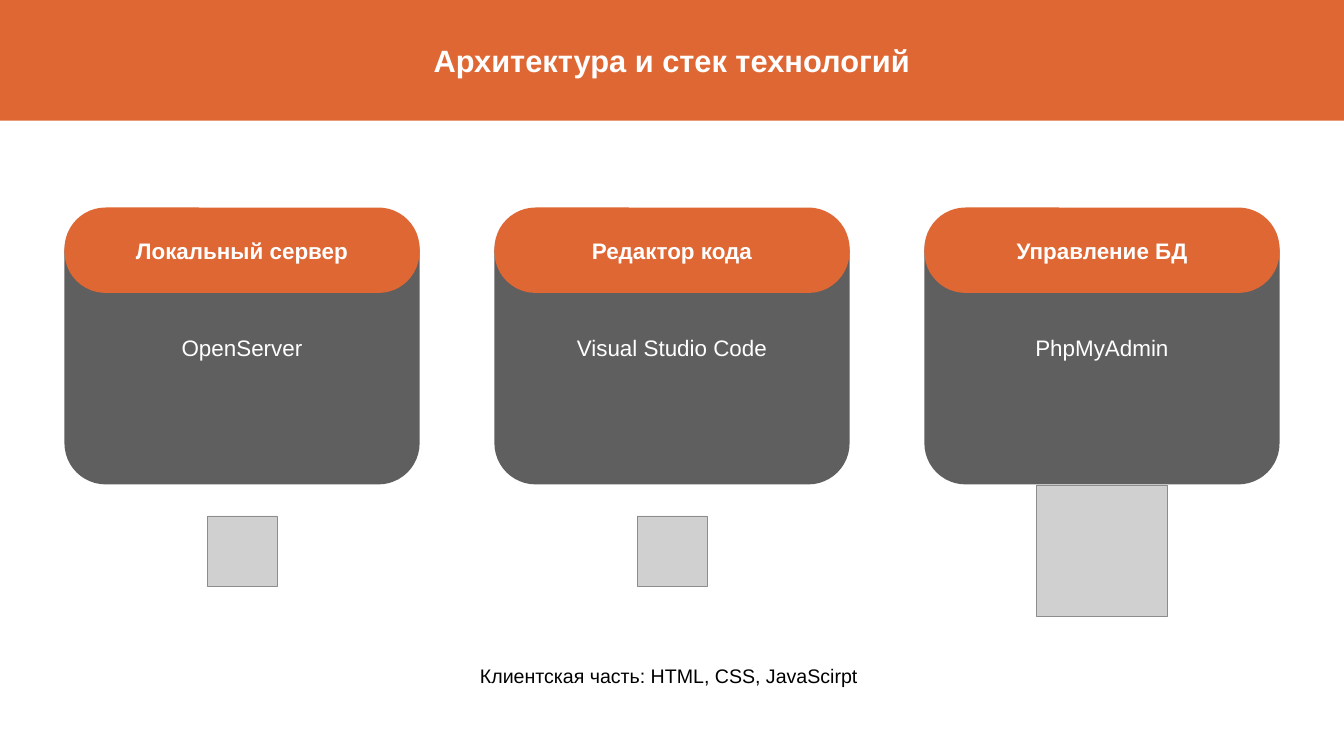
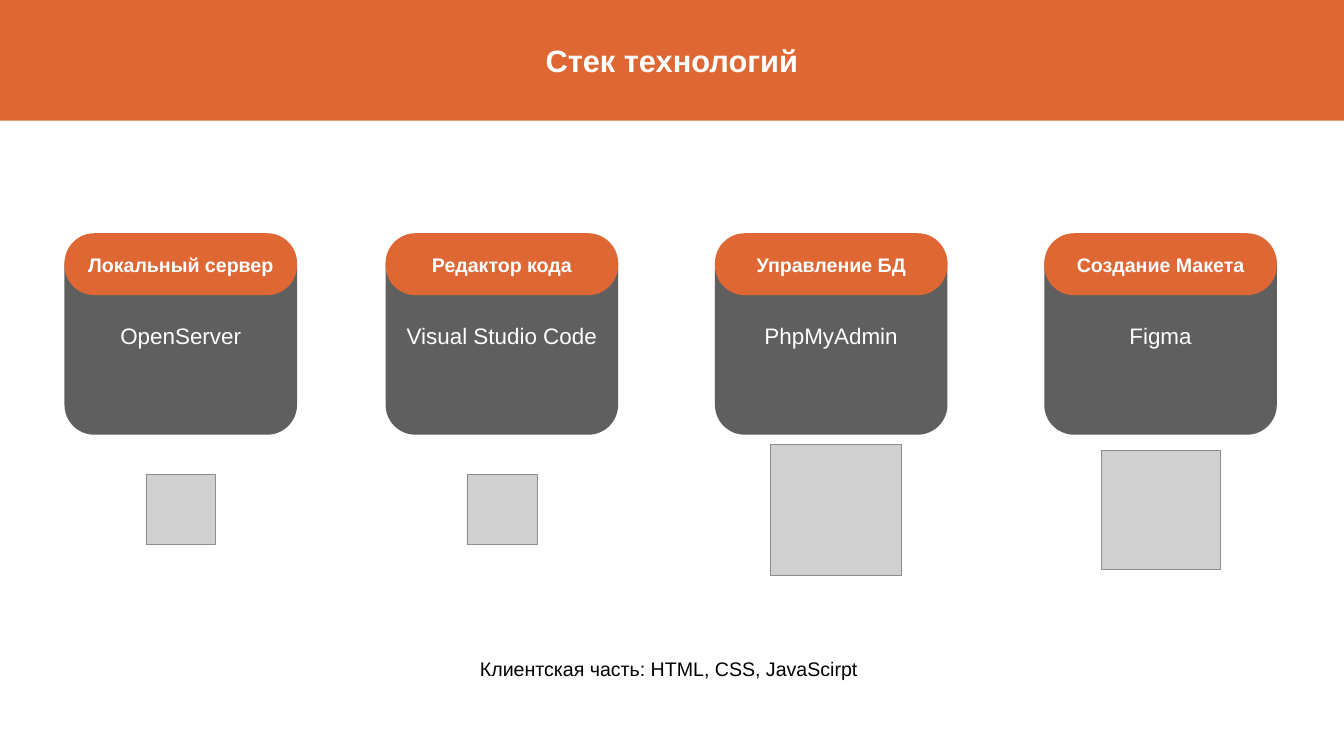
Before and after one commit to disaest/project-tpo, a slide deck: slide 3 of buskarov_pwp.pptx (slide 4 before the commit). Drawn at 1344x756 pixels with LibreOffice and Linux fonts; fonts in the diff are those of the drawing; grey boxes stand for pictures. Boxes give left, top, right and bottom in pixels: in the first picture for what was removed or moved away, otherwise in the second. Text is boxed around its words. In the diff, an @@ line names an element or a change of style, - is before the commit and + after.

```diff
--- a/buskarov_pwp.pptx
+++ b/buskarov_pwp.pptx
@@ text in rectangle at bbox=[546, 49, 798, 73]: text changed @@
-Архитектура и стек технологий
+Стек технологий
@@ rounded rectangle "OpenServer": place and size @@
-rounded rectangle "OpenServer" at bbox=[65, 210, 420, 485]
+rounded rectangle "OpenServer" at bbox=[65, 236, 297, 435]
@@ rounded rectangle "Локальный сервер": place and size @@
-rounded rectangle "Локальный сервер" at bbox=[65, 208, 420, 293]
+rounded rectangle "Локальный сервер" at bbox=[65, 233, 297, 295]
@@ rounded rectangle "Visual Studio Code": place and size @@
-rounded rectangle "Visual Studio Code" at bbox=[494, 210, 850, 485]
+rounded rectangle "Visual Studio Code" at bbox=[386, 236, 618, 435]
@@ rounded rectangle "Редактор кода": place and size @@
-rounded rectangle "Редактор кода" at bbox=[494, 208, 850, 293]
+rounded rectangle "Редактор кода" at bbox=[386, 233, 618, 295]
@@ size 32 to 28 pt in 3 elements at bbox=[65, 233, 297, 295], bbox=[386, 233, 618, 295], bbox=[715, 233, 947, 295] @@
@@ rounded rectangle "PhpMyAdmin": place and size @@
-rounded rectangle "PhpMyAdmin" at bbox=[924, 210, 1279, 485]
+rounded rectangle "PhpMyAdmin" at bbox=[715, 236, 947, 435]
@@ rounded rectangle "Управление БД": place and size @@
-rounded rectangle "Управление БД" at bbox=[924, 208, 1279, 293]
+rounded rectangle "Управление БД" at bbox=[715, 233, 947, 295]
@@ rounded rectangle added at bbox=[1044, 236, 1276, 435], fill #5F5F5F, 32 pt, text #FFFFFF @@
+Figma
@@ rounded rectangle added at bbox=[1044, 233, 1276, 295], fill #DE6734, 28 pt, text #FFFFFF, bold @@
+Создание Макета
@@ picture: place and size @@
-picture at bbox=[1037, 485, 1167, 616]
+picture at bbox=[770, 444, 901, 574]
@@ picture: place and size @@
-picture at bbox=[207, 516, 277, 586]
+picture at bbox=[146, 475, 216, 545]
@@ picture: place and size @@
-picture at bbox=[637, 516, 707, 586]
+picture at bbox=[467, 475, 537, 545]
@@ picture added at bbox=[1101, 450, 1220, 568] @@
@@ text "Клиентская часть: HTML, CSS, JavaScirpt": place and size @@
-text "Клиентская часть: HTML, CSS, JavaScirpt" at bbox=[480, 668, 857, 687]
+text "Клиентская часть: HTML, CSS, JavaScirpt" at bbox=[480, 661, 857, 680]
```
Also in this commit, not shown: 3 other slides changed, 2 slides added, 1 slide removed.
